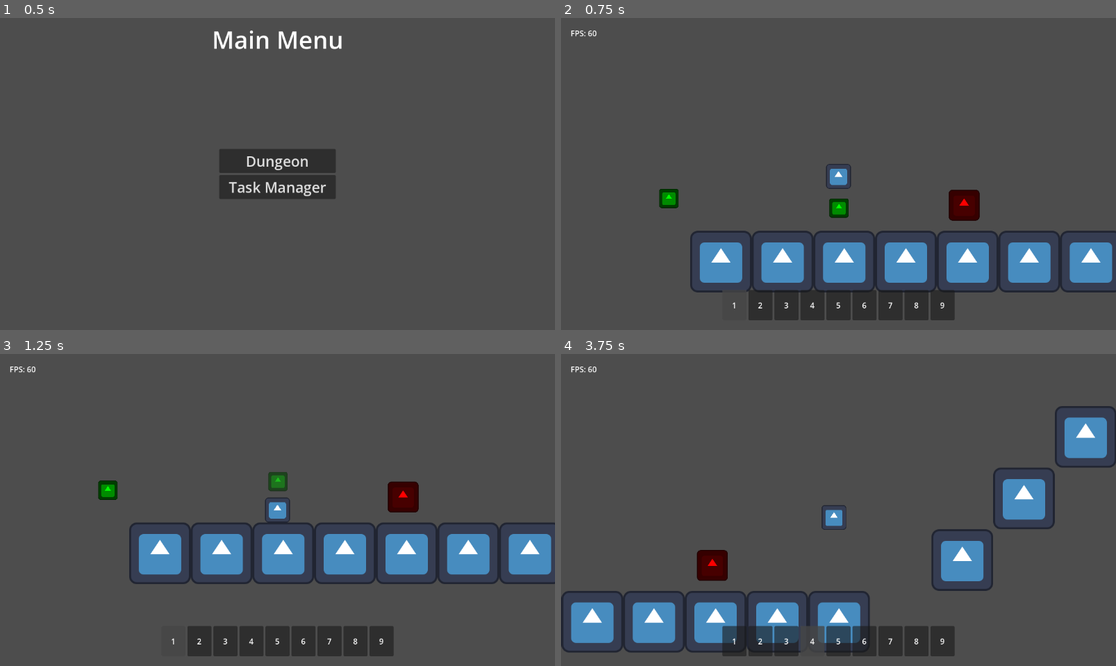
Above: before the commit, frames 1-4 (two rows, left to right).
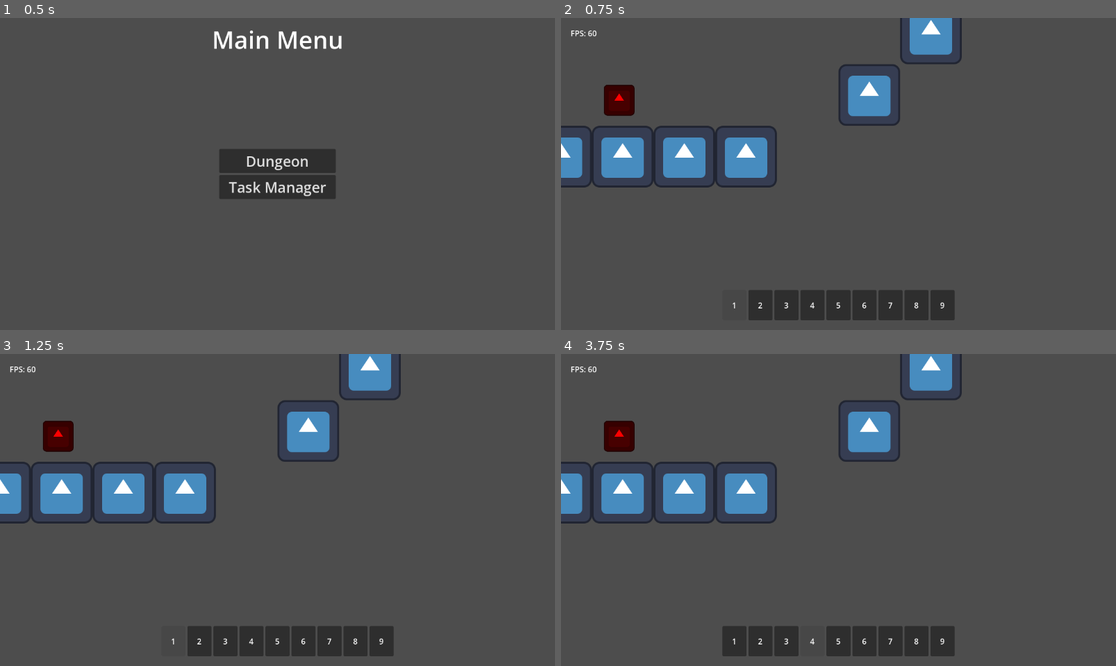
Above: after the commit, the same moments.

Repository: TheHumanMRP/RPG-Life-Tracker
Game: Godot game, scene res://Folders/Systems/Main/Scenes/main_scene.tscn
Two runs of this game, one before a commit and one after it. Both use one fixed random seed, a clock stepped at 60 frames per second and the inputs below. The engine's default icon, where the game draws it, is replaced by a stand-in: a white triangle on a blue panel in a dark square.
Inputs (mouse positions are in pixels of both pictures, inside the frame that each line leads up to):
- Up to frame 1 (0.5 s): no input
- Up to frame 2 (0.75 s): click "Dungeon" at 0.5 s
- Up to frame 3 (1.25 s): no input
- Up to frame 4 (3.75 s): move the mouse to (733, 641) at 1.27 s; hold D (move_right) 1.28-2.78 s; tap T (add_test_sword) every 0.75 s from 1.35 to 3.6 s; click (733, 641) at 1.42 s; tap Space (jump) at 1.52, 2.27 s; move the mouse to (760, 641) at 2.02 s; click (760, 641) at 2.17 s; move the mouse to (788, 641) at 2.77 s; hold A (move_left) 2.78-3.53 s; click (788, 641) at 2.92 s; move the mouse to (810, 641) at 3.52 s; hold D (move_right) from 3.53 s (still down); click (810, 641) at 3.67 s

Frame 1 is identical in both runs. In frame 2, 17% of the frame differs, in the area x 0-100%, y 0-88%; in frame 3, 17%; in frame 4, 18%, in the area x 0-100%, y 0-96%.
Error before the commit: Invalid access to property or key 'inventory_component' on a base object of type 'Resource (SaveData)'. (res://Folders/Systems/Globals/global.gd:46)
Error after the commit: Parse Error: Could not find type "EquipmentLogicComponent" in the current scope. (res://Folders/Systems/Player/player.gd:19)

Commit message:
Auto commit at 2026-08-21 17:49:55

Diff:
--- a/Folders/Components/equipment_logic_component.gd
+++ b/Folders/Components/equipment_manager.gd
@@ -1,4 +1,4 @@
-class_name EquipmentLogicComponent
+class_name EquipmentManager
 extends Node
 
 var helmet_item_id: int = -1
--- a/Folders/Systems/Player/player.tscn
+++ b/Folders/Systems/Player/player.tscn
@@ -2,7 +2,7 @@
 
 [ext_resource type="Script" uid="uid://c20du4ge4p05i" path="res://Folders/Systems/Player/player.gd" id="1_4ek6g"]
 [ext_resource type="Texture2D" uid="uid://bqulutjwvblw" path="res://Folders/Assets/icon.svg" id="2_3rm20"]
-[ext_resource type="Script" uid="uid://dw882gajiur0y" path="res://Folders/Components/equipment_logic_component.gd" id="4_o2hah"]
+[ext_resource type="Script" uid="uid://bbpb7xvseo36n" path="res://Folders/Components/equipment_manager.gd" id="3_8uk81"]
 
 [sub_resource type="AtlasTexture" id="AtlasTexture_8uk81"]
 atlas = ExtResource("2_3rm20")
@@ -25,7 +25,7 @@
 [node name="Player" type="CharacterBody2D" unique_id=1761644757 node_paths=PackedStringArray("equipment_logic_component")]
 collision_layer = 2
 script = ExtResource("1_4ek6g")
-equipment_logic_component = NodePath("EquipmentLogicComponent")
+equipment_logic_component = NodePath("")
 
 [node name="AnimatedSprite2D" type="AnimatedSprite2D" parent="." unique_id=2030784034]
 unique_name_in_owner = true
@@ -41,7 +41,5 @@
 position_smoothing_enabled = true
 position_smoothing_speed = 20.0
 
-[node name="EquipmentLogicComponent" type="Node" parent="." unique_id=840286445]
-unique_name_in_owner = true
-script = ExtResource("4_o2hah")
-metadata/_custom_type_script = "uid://dw882gajiur0y"
+[node name="EquipmentManager" type="Node" parent="." unique_id=2079926133]
+script = ExtResource("3_8uk81")
Not shown, removed: Folders/Components/equipment_logic_component.gd.uid
Not shown, added: Folders/Components/equipment_manager.gd.uid
